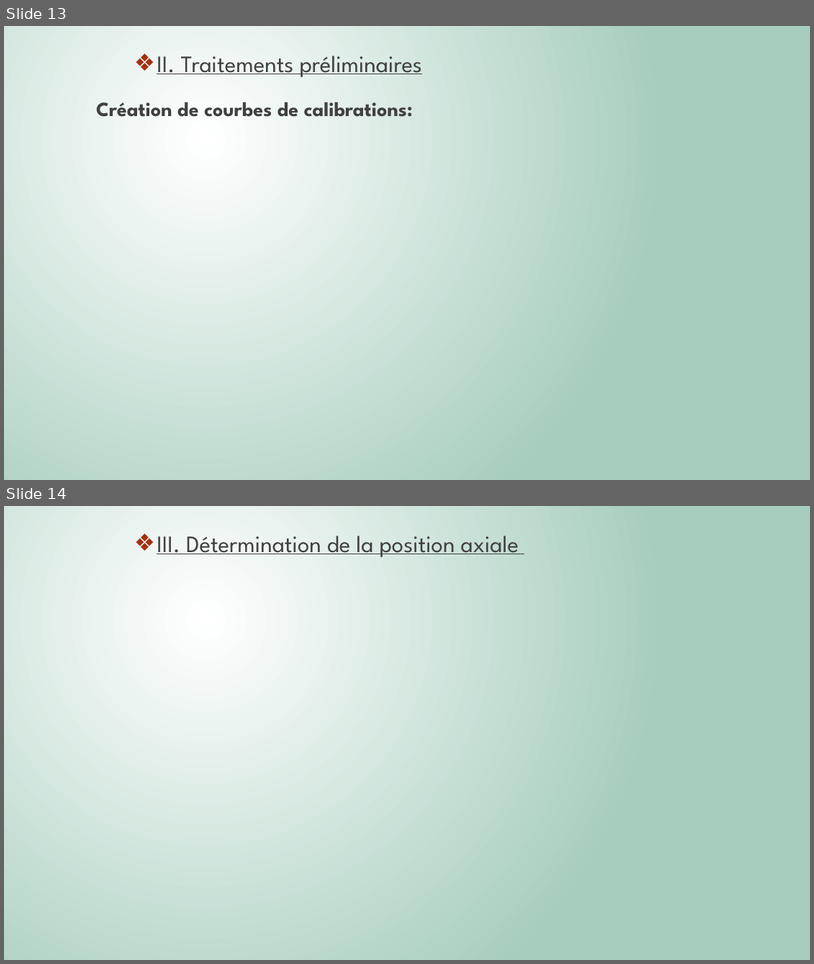
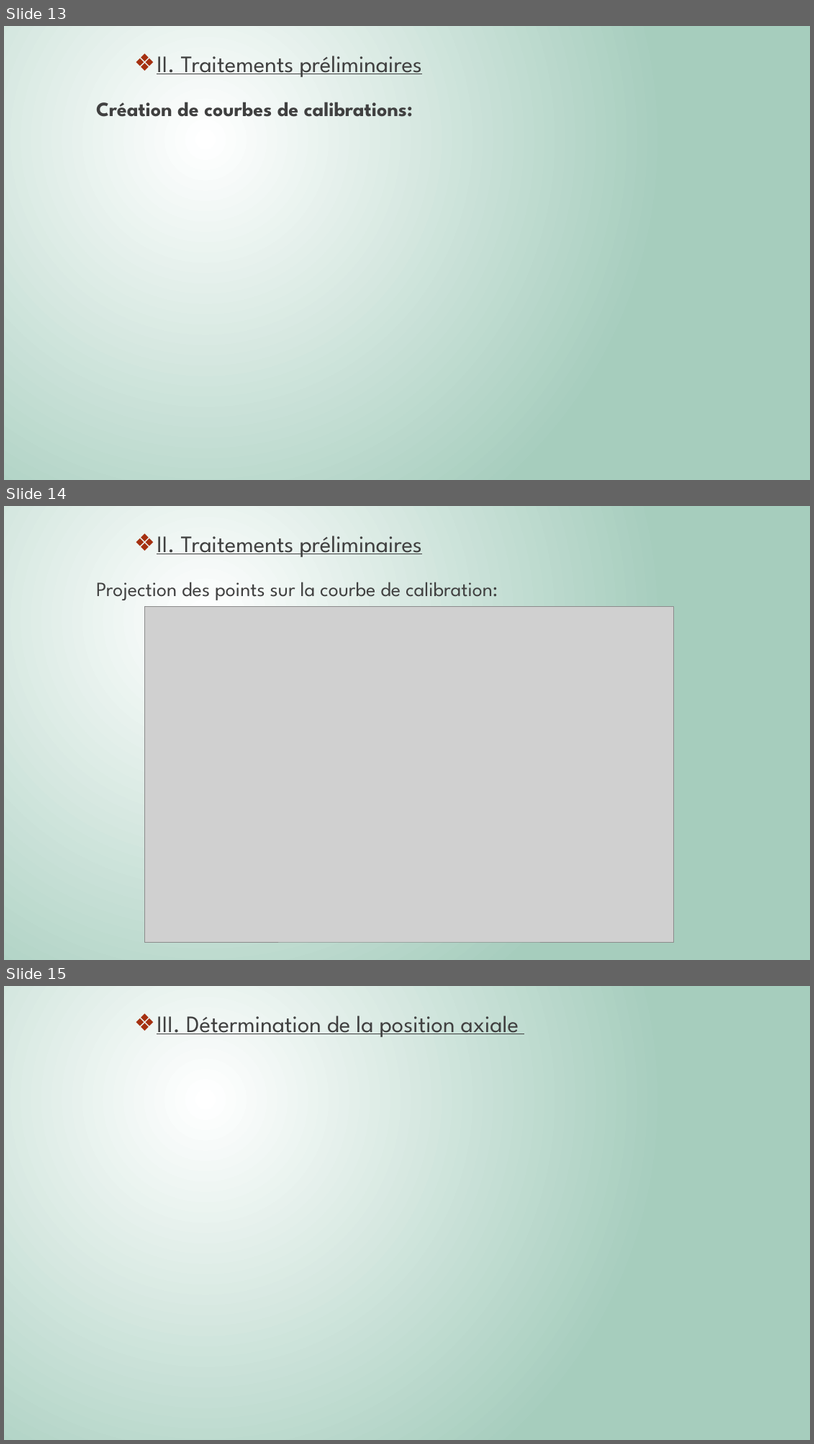
Before and after one commit to Killian-Herveau/PIMS, a slide deck: Pres_Avril/PresentationPIMSAvril.pptx. Shown one above the other, each under a label of ours: slides 13 and 14 before the commit, slides 13, 14 and 15 after it. The pictures are 814x964 and 814x1444 pixels, drawn with LibreOffice and Linux fonts; fonts in the diff are those of the drawing; grey boxes stand for pictures. Boxes give left, top, right and bottom in pixels: in the first picture for what was removed or moved away, otherwise in the second. Text is boxed around its words. In the diff, an @@ line names an element or a change of style, - is before the commit and + after.

```diff
--- a/Pres_Avril/PresentationPIMSAvril.pptx
+++ b/Pres_Avril/PresentationPIMSAvril.pptx
@@ slide 14 added at [4, 506, 810, 960], background gradient #FFFFFF to #A6CDBD @@
@@ text added at [157, 536, 422, 557], 28 pt, text #404040, underline @@
+❖ II. Traitements préliminaires
@@ text added at [96, 582, 498, 600], 24 pt, text #404040 @@
+Projection des points sur la courbe de calibration:
@@ picture added at [145, 606, 674, 942] @@
@@ what was slide 14 is now slide 15 @@
```
Also in this commit, not shown: 1 slide changed, 3 other files.
